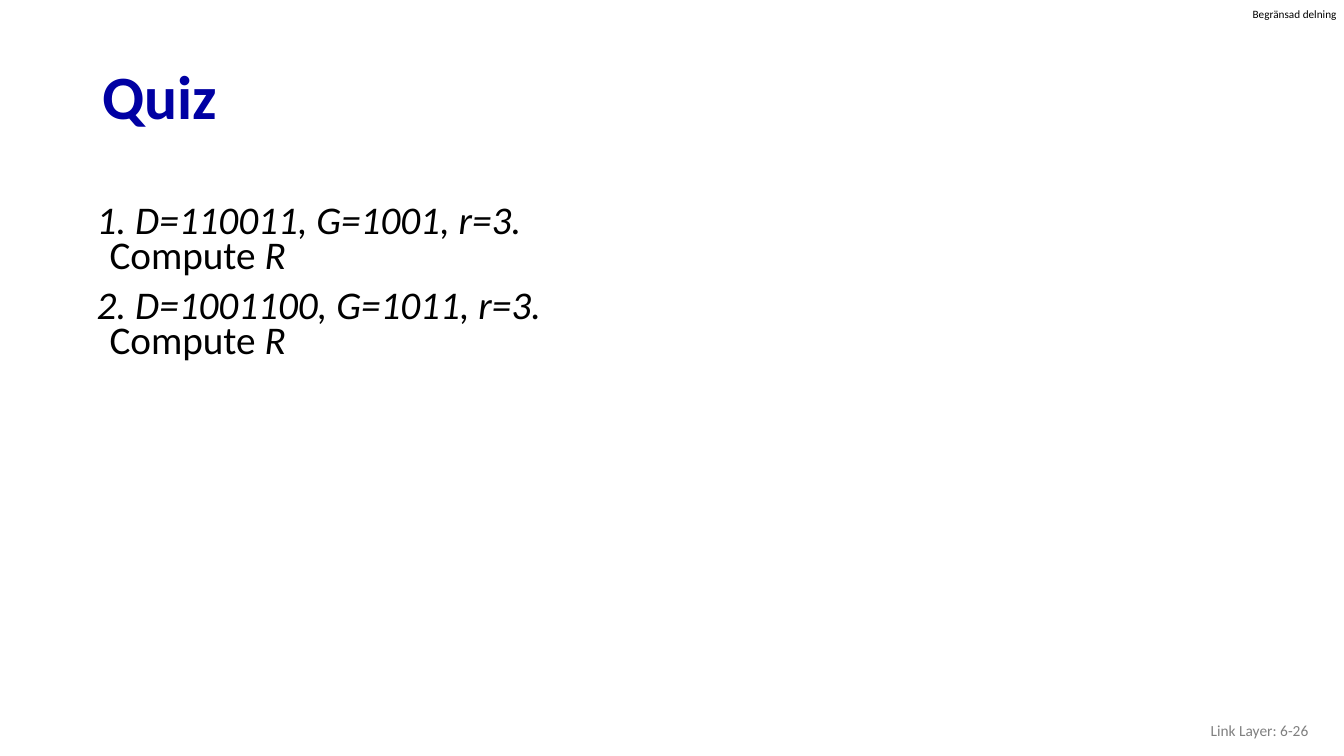
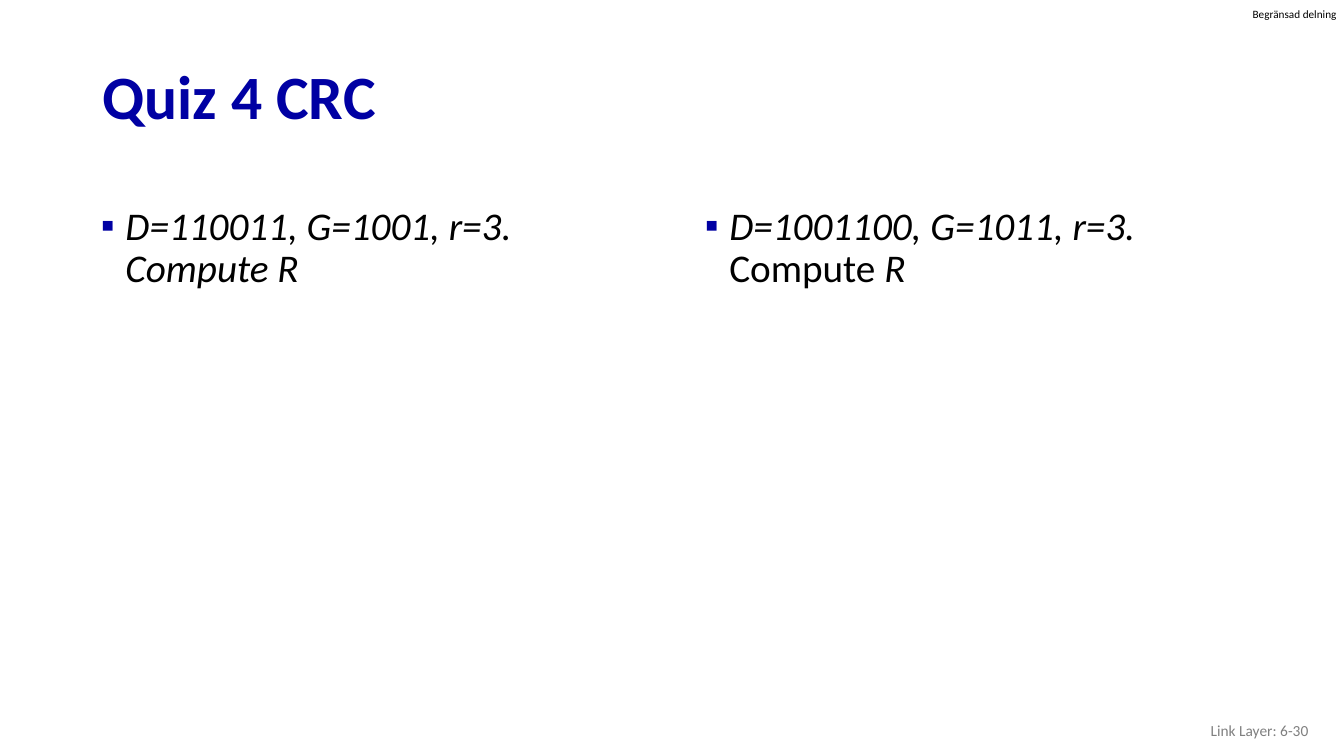
Before and after one commit to guhofstra/CSC175, a slide deck: slide 30 of PPTs/6.1 6.2 Introduction Error-Detection and -Correction Techniques.pptx (slide 26 before the commit). Drawn at 1344x756 pixels with LibreOffice and Linux fonts; fonts in the diff are those of the drawing. Boxes give left, top, right and bottom in pixels: in the first picture for what was removed or moved away, otherwise in the second. Text is boxed around its words. In the diff, an @@ line names an element or a change of style, - is before the commit and + after.

```diff
--- a/PPTs/6.1 6.2 Introduction Error-Detection and -Correction Techniques.pptx
+++ b/PPTs/6.1 6.2 Introduction Error-Detection and -Correction Techniques.pptx
@@ title at (102,75,375,127): text changed @@
-Quiz
+Quiz 4 CRC
@@ text at (125,214,512,289): text changed @@
-1. D=110011, G=1001, r=3. Compute R
-2. D=1001100, G=1011, r=3. Compute R
+▪ D=110011, G=1001, r=3. Compute R
@@ text added at (729,214,1136,289), 28 pt, text #000000, italic @@
+▪ D=1001100, G=1011, r=3. Compute R
@@ text at (1211,725,1308,739): text changed @@
-Link Layer: 6-26
+Link Layer: 6-30
```
Also in this commit, not shown: 4 other slides changed, 4 slides added, 20 other files.
